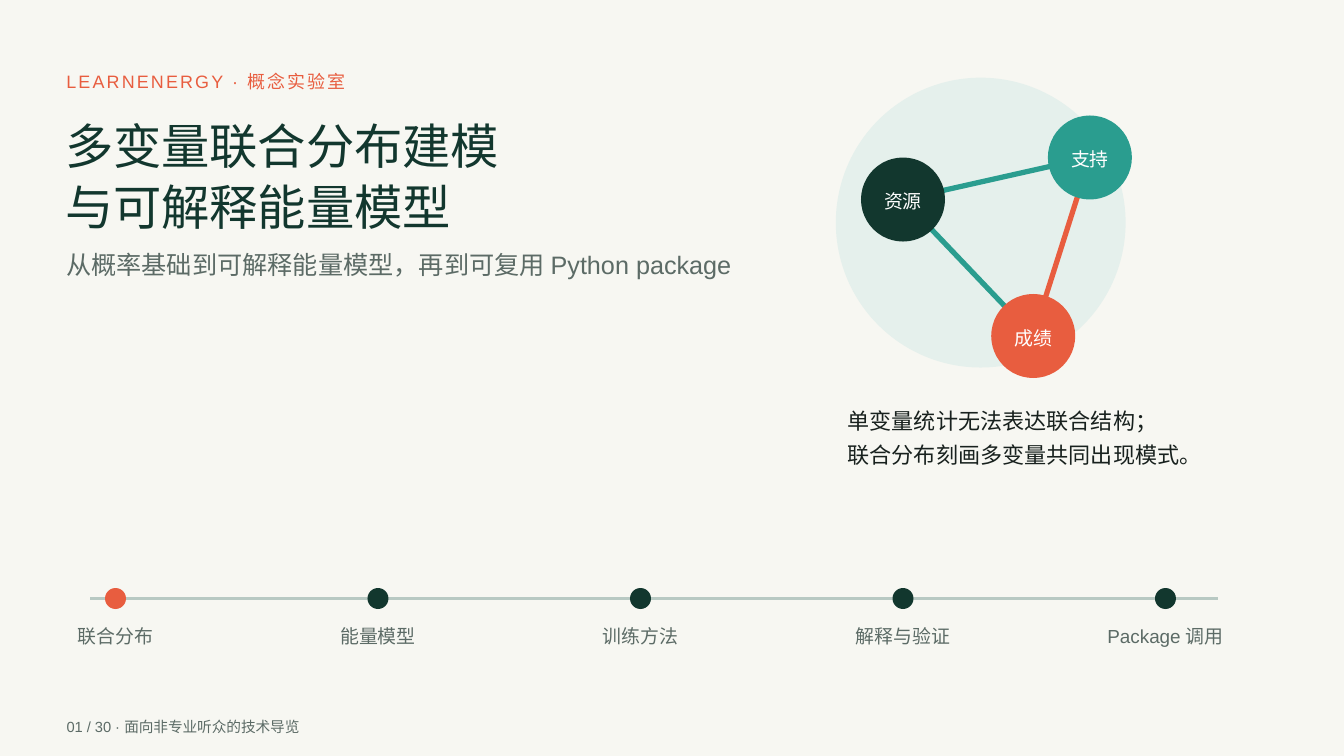
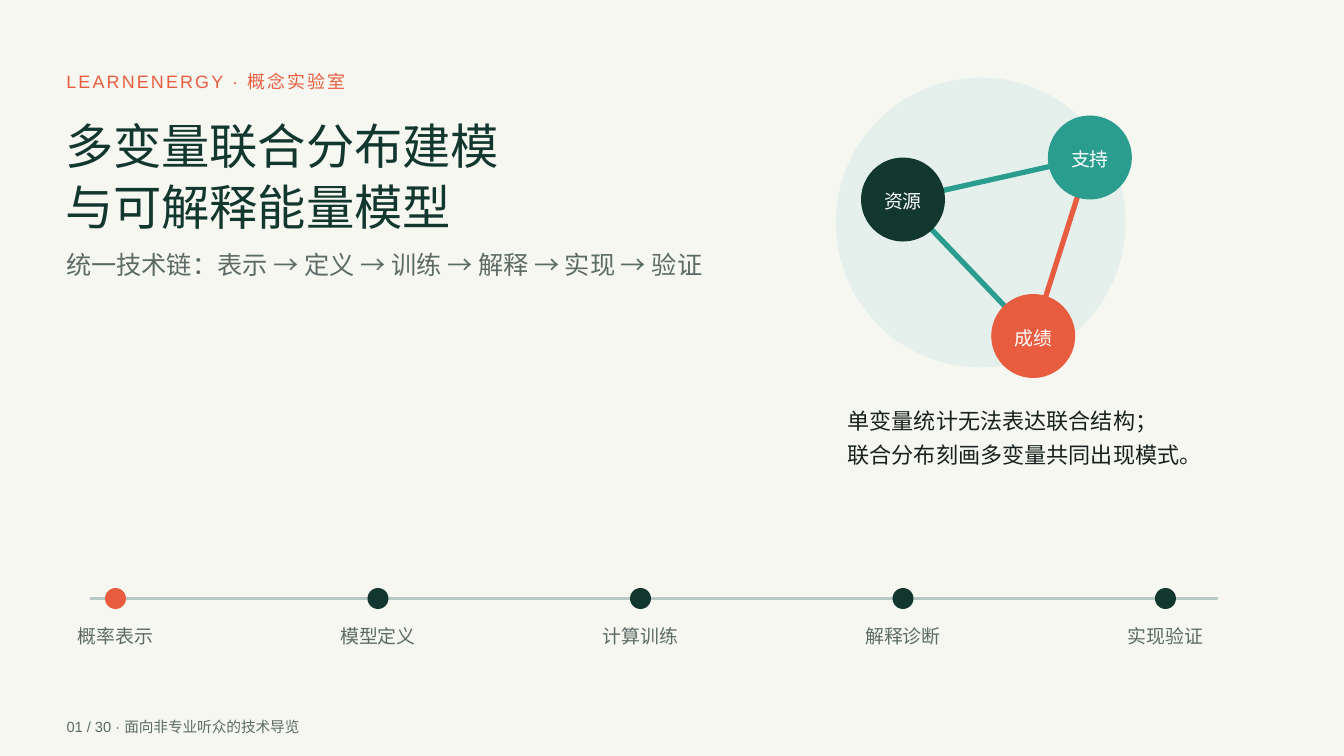
Before and after one commit to sqsssq/edu-analysis, a slide deck: slide 1 of output/pptx/learnenergy-foundations-technical-report-cn-v2.pptx. Drawn at 1344x756 pixels with LibreOffice and Linux fonts; fonts in the diff are those of the drawing. Boxes give left, top, right and bottom in pixels: in the first picture for what was removed or moved away, otherwise in the second. Text is boxed around its words. In the diff, an @@ line names an element or a change of style, - is before the commit and + after.

```diff
--- a/output/pptx/learnenergy-foundations-technical-report-cn-v2.pptx
+++ b/output/pptx/learnenergy-foundations-technical-report-cn-v2.pptx
@@ text at box(66, 253, 702, 276): text changed @@
-从概率基础到可解释能量模型，再到可复用 Python package
+统一技术链：表示 → 定义 → 训练 → 解释 → 实现 → 验证
@@ text at box(78, 627, 153, 645): text changed @@
-联合分布
+概率表示
@@ text at box(340, 627, 415, 645): text changed @@
-能量模型
+模型定义
@@ text at box(603, 627, 678, 645): text changed @@
-训练方法
+计算训练
@@ text at box(865, 627, 940, 645): text changed @@
-解释与验证
+解释诊断
@@ text at box(1128, 627, 1203, 645): text changed @@
-Package 调用
+实现验证
```
Also in this commit, not shown: 28 other slides changed, 1 slide added, 1 slide removed.
